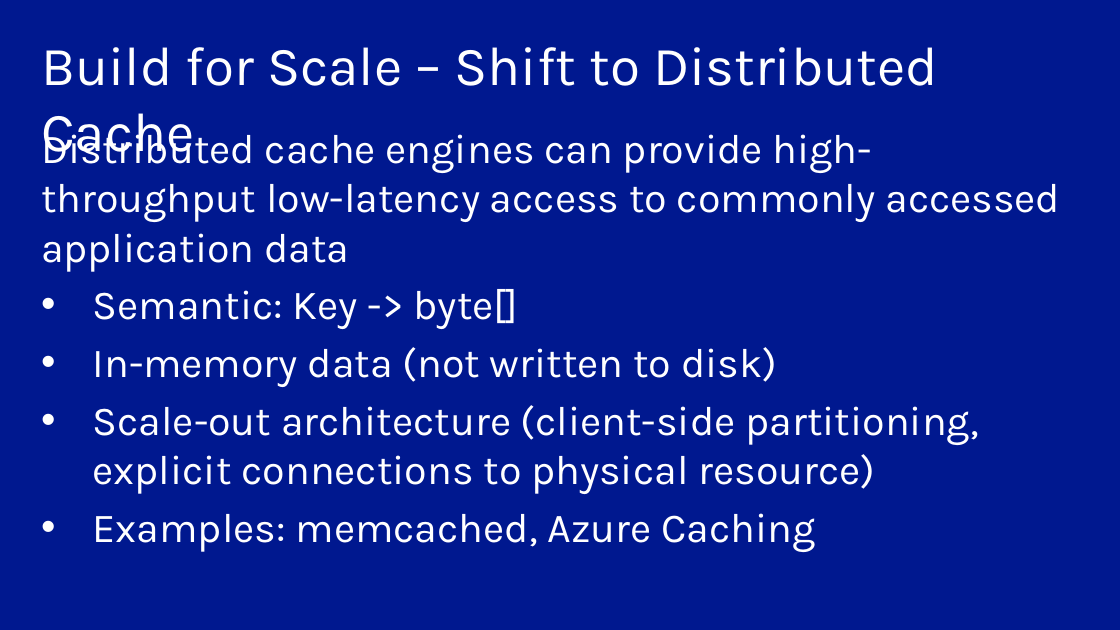
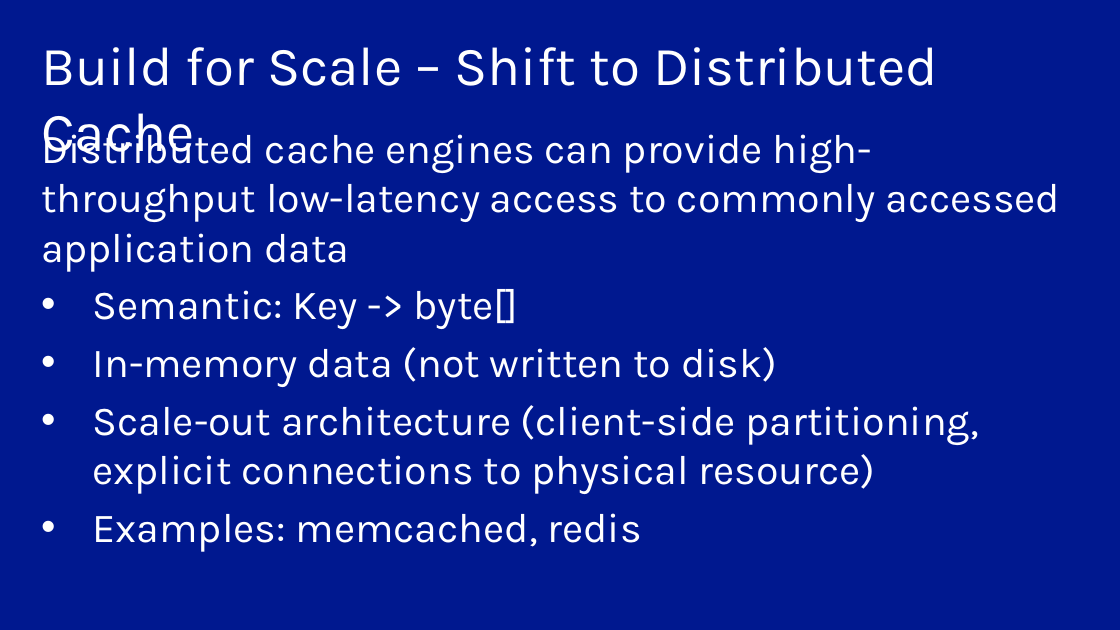
Before and after one commit to arif-aigonix/leap2015, a slide deck: slide 17 of HighThroughputDesignPrinciples-Edited.pptx (slide 21 before the commit). Drawn at 1120x630 pixels with LibreOffice and Linux fonts; fonts in the diff are those of the drawing. Boxes give left, top, right and bottom in pixels: in the first picture for what was removed or moved away, otherwise in the second. Text is boxed around its words. In the diff, an @@ line names an element or a change of style, - is before the commit and + after.

```diff
--- a/HighThroughputDesignPrinciples-Edited.pptx
+++ b/HighThroughputDesignPrinciples-Edited.pptx
@@ text at (x1=93, y1=513, x2=641, y2=552): text changed @@
-• Examples: memcached, Azure Caching
+• Examples: memcached, redis
```
Also in this commit, not shown: 1 other slide changed, 14 slides removed, 1 other file.
